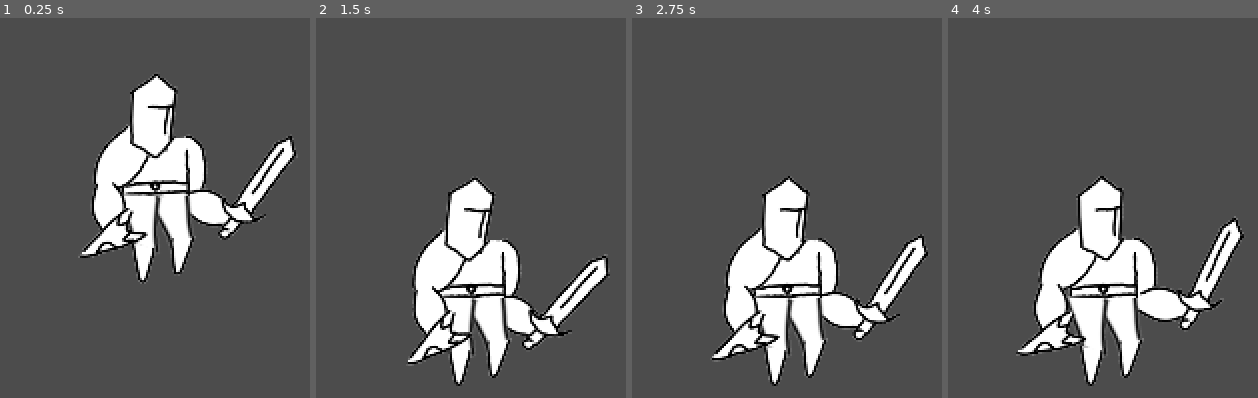
Above: before the commit, frames 1-4 (left to right).
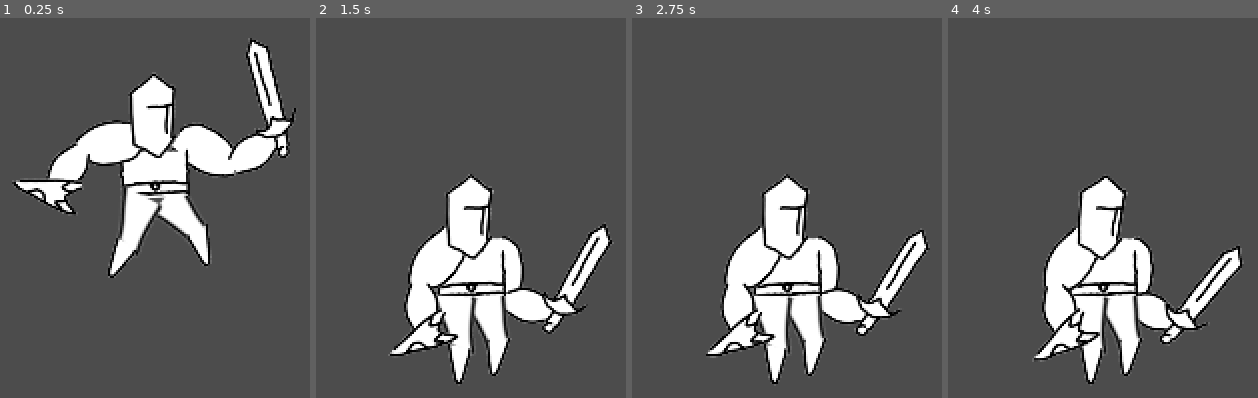
Above: after the commit, the same moments.

Repository: the-alex-g/Hero
Game: Godot game, scene res://Main/Main.tscn
Same seed, same stepped clock (60 frames per second), same inputs: the game is played once before the commit and once after it.
Inputs:
- Up to frame 1 (0.25 s): no input
- Up to frame 2 (1.5 s): no input
- Up to frame 3 (2.75 s): no input
- Up to frame 4 (4 s): no input

The runs differ from the first frame. In frame 1, 17% of the frame differs, in the area x 3-97%, y 5-70%; in frame 2, 8.9%; in frame 3, 6.3%; in frame 4, 8.4%.

Commit message:
Incorporate jump and fall animations

Diff:
--- a/project/Player/Player.gd
+++ b/project/Player/Player.gd
@@ -29,6 +29,7 @@
 var _smash_attack := false
 var _attacking := false
 var _was_attacking := false
+var _was_jumping := false
 var _damage := 1.0
 
 # onready variables
@@ -37,6 +38,7 @@
 onready var _animation_tree := $AnimationTree
 onready var _sword_hit_area := $Body/HitArea
 onready var _smash_area := $Body/SmashArea
+onready var _floor_detector := $FloorDetector
 
 
 func _ready()->void:
@@ -56,6 +58,7 @@
 
 	if Input.is_action_just_pressed(_action_key+"jump") and _can_jump:
 		_jumping = true
+		_was_jumping = false
 		_can_jump = false
 		_time_off_ground = 0.0
 
@@ -65,7 +68,7 @@
 	if Input.is_action_just_pressed(_action_key+"smash_attack") and _can_attack:
 		_smash_attack()
 
-	if not is_on_floor():
+	if not _is_on_floor():
 		_gravity_effect = _calculate_gravity(delta)
 		y_force += _gravity_effect
 	else:
@@ -88,9 +91,9 @@
 		velocity.x *= speed
 	elif velocity.x == 0:
 		_state = State.IDLE
-#	if not is_on_floor():
-#		_state = State.AIRBORNE
-	if is_on_floor() and _smash_attack:
+	if not _is_on_floor():
+		_state = State.AIRBORNE
+	if _is_on_floor() and _smash_attack:
 		_execute_smash()
 	_ignore = move_and_slide(velocity, UP_VECTOR)
 	_get_animation()
@@ -118,6 +121,9 @@
 	var jump_hit := 0.0
 	var idle_hit := 0.0
 
+	# values from 0 (jumping) to 1 (falling)
+	var jump := 0.0
+
 	# values from -1 (walking) through 0 (jumping) to 1 (idle)
 	var master_action := 0.0
 
@@ -127,10 +133,13 @@
 	elif _state == State.IDLE:
 		master_action = 1.0
 
-	_set_animation(idle_hit, jump_hit, walk_hit, master_action)
-
-
-func _set_animation(idle:float, jump:float, walk:float, master_value:float)->void:
+	elif _state == State.AIRBORNE:
+		master_action = 0.0
+
+	_set_animation(idle_hit, jump_hit, walk_hit, jump, master_action)
+
+
+func _set_animation(idle:float, jump:float, walk:float, jump_or_fall:float,  master_value:float)->void:
 	# master is -1: walk, 0: jump, 1: idle
 	# the others are 0: base, 1: hit
 	if _attacking:
@@ -142,8 +151,16 @@
 			_animation_tree.set("parameters/JumpHitSeek/seek_position", 0)
 			_animation_tree.set("parameters/WalkHitSeek/seek_position", 0)
 			_was_attacking = true
+	if _jumping:
+		jump_or_fall = 0.0
+		if not _was_jumping:
+			_animation_tree.set("parameters/JumpSeek/seek_position", 0)
+			_was_jumping = true
+	else:
+		jump_or_fall = 1.0
+	_animation_tree.set("parameters/FallJump/add_amount", jump_or_fall)
 	_animation_tree.set("parameters/WalkHit/add_amount", walk)
-	_animation_tree.set("parameters/JumpHit/add_amount", jump)
+	_animation_tree.set("parameters/AirborneHit/add_amount", jump)
 	_animation_tree.set("parameters/IdleHit/add_amount", idle)
 	_animation_tree.set("parameters/Master/blend_amount", master_value)
 
@@ -178,3 +195,10 @@
 	_animation_tree.set("parameters/WalkHit/add_amount", 0.0)
 	_animation_tree.set("parameters/JumpHit/add_amount", 0.0)
 	_animation_tree.set("parameters/IdleHit/add_amount", 0.0)
+
+
+func _is_on_floor()->bool:
+	var is_detecting := false
+	if _floor_detector.is_colliding():
+		is_detecting = true
+	return is_detecting
--- a/project/Player/Player.tscn
+++ b/project/Player/Player.tscn
@@ -440,6 +440,7 @@
 
 [sub_resource type="Animation" id=7]
 resource_name = "Jump"
+length = 0.5
 tracks/0/type = "value"
 tracks/0/path = NodePath("Body/Torso/RemoteTransform2D/RemoteTransform2D3:rotation_degrees")
 tracks/0/interp = 1
@@ -447,10 +448,10 @@
 tracks/0/imported = false
 tracks/0/enabled = true
 tracks/0/keys = {
-"times": PoolRealArray( 0, 0.5, 1 ),
-"transitions": PoolRealArray( 1, 1, 1 ),
-"update": 0,
-"values": [ -3.35646, 38.3323, -3.35646 ]
+"times": PoolRealArray( 0, 0.5 ),
+"transitions": PoolRealArray( 1, 1 ),
+"update": 0,
+"values": [ -3.35646, 38.3323 ]
 }
 tracks/1/type = "value"
 tracks/1/path = NodePath("Body/Torso/RemoteTransform2D:rotation_degrees")
@@ -459,10 +460,10 @@
 tracks/1/imported = false
 tracks/1/enabled = true
 tracks/1/keys = {
-"times": PoolRealArray( 0, 0.5, 1 ),
-"transitions": PoolRealArray( 1, 1, 1 ),
-"update": 0,
-"values": [ -20.0631, -68.7794, -20.0631 ]
+"times": PoolRealArray( 0, 0.5 ),
+"transitions": PoolRealArray( 1, 1 ),
+"update": 0,
+"values": [ -20.0631, -68.7794 ]
 }
 tracks/2/type = "value"
 tracks/2/path = NodePath("Body/Torso:rotation_degrees")
@@ -471,10 +472,10 @@
 tracks/2/imported = false
 tracks/2/enabled = true
 tracks/2/keys = {
-"times": PoolRealArray( 0, 0.5, 1 ),
-"transitions": PoolRealArray( 1, 1, 1 ),
-"update": 0,
-"values": [ -2.69051, -2.69051, -2.69051 ]
+"times": PoolRealArray( 0, 0.5 ),
+"transitions": PoolRealArray( 1, 1 ),
+"update": 0,
+"values": [ -2.69051, -2.69051 ]
 }
 tracks/3/type = "value"
 tracks/3/path = NodePath("Body/Torso/RemoteTransform2D2:rotation_degrees")
@@ -483,10 +484,10 @@
 tracks/3/imported = false
 tracks/3/enabled = true
 tracks/3/keys = {
-"times": PoolRealArray( 0, 0.5, 1 ),
-"transitions": PoolRealArray( 1, 1, 1 ),
-"update": 0,
-"values": [ 3.62347, -57.5344, 3.62347 ]
+"times": PoolRealArray( 0, 0.5 ),
+"transitions": PoolRealArray( 1, 1 ),
+"update": 0,
+"values": [ 3.62347, -57.5344 ]
 }
 tracks/4/type = "value"
 tracks/4/path = NodePath("Body/Torso/UpperLeg/LowerLeg:rotation_degrees")
@@ -495,10 +496,10 @@
 tracks/4/imported = false
 tracks/4/enabled = true
 tracks/4/keys = {
-"times": PoolRealArray( 0, 0.5, 1 ),
-"transitions": PoolRealArray( 1, 1, 1 ),
-"update": 0,
-"values": [ -37.9232, -37.9232, -37.9232 ]
+"times": PoolRealArray( 0, 0.5 ),
+"transitions": PoolRealArray( 1, 1 ),
+"update": 0,
+"values": [ -37.9232, -37.9232 ]
 }
 tracks/5/type = "value"
 tracks/5/path = NodePath("Body/Torso/UpperLeg:rotation_degrees")
@@ -507,10 +508,10 @@
 tracks/5/imported = false
 tracks/5/enabled = true
 tracks/5/keys = {
-"times": PoolRealArray( 0, 0.5, 1 ),
-"transitions": PoolRealArray( 1, 1, 1 ),
-"update": 0,
-"values": [ -174.272, -131.239, -174.272 ]
+"times": PoolRealArray( 0, 0.5 ),
+"transitions": PoolRealArray( 1, 1 ),
+"update": 0,
+"values": [ -174.272, -131.239 ]
 }
 tracks/6/type = "value"
 tracks/6/path = NodePath("Body/Torso/UpperArm:rotation_degrees")
@@ -519,10 +520,10 @@
 tracks/6/imported = false
 tracks/6/enabled = true
 tracks/6/keys = {
-"times": PoolRealArray( 0, 0.5, 1 ),
-"transitions": PoolRealArray( 1, 1, 1 ),
-"update": 0,
-"values": [ 51.098, 88.0206, 51.098 ]
+"times": PoolRealArray( 0, 0.5 ),
+"transitions": PoolRealArray( 1, 1 ),
+"update": 0,
+"values": [ 51.098, 88.0206 ]
 }
 tracks/7/type = "value"
 tracks/7/path = NodePath("Body/Torso/UpperArm/LowerArm:rotation_degrees")
@@ -531,10 +532,10 @@
 tracks/7/imported = false
 tracks/7/enabled = true
 tracks/7/keys = {
-"times": PoolRealArray( 0, 0.5, 1 ),
-"transitions": PoolRealArray( 1, 1, 1 ),
-"update": 0,
-"values": [ -176.615, -176.615, -176.615 ]
+"times": PoolRealArray( 0, 0.5 ),
+"transitions": PoolRealArray( 1, 1 ),
+"update": 0,
+"values": [ -176.615, -176.615 ]
 }
 tracks/8/type = "value"
 tracks/8/path = NodePath("Body/Torso/RemoteTransform2D/RemoteTransform2D3/Position2D:rotation_degrees")
@@ -543,10 +544,10 @@
 tracks/8/imported = false
 tracks/8/enabled = true
 tracks/8/keys = {
-"times": PoolRealArray( 0, 0.5, 1 ),
-"transitions": PoolRealArray( 1, 1, 1 ),
-"update": 0,
-"values": [ 0.0, 0.0, 0.0 ]
+"times": PoolRealArray( 0, 0.5 ),
+"transitions": PoolRealArray( 1, 1 ),
+"update": 0,
+"values": [ 0.0, 0.0 ]
 }
 tracks/9/type = "value"
 tracks/9/path = NodePath("Body/Torso/UpperArm/LowerArm/Shield/Position2D:rotation_degrees")
@@ -555,10 +556,10 @@
 tracks/9/imported = false
 tracks/9/enabled = true
 tracks/9/keys = {
-"times": PoolRealArray( 0, 0.5, 1 ),
-"transitions": PoolRealArray( 1, 1, 1 ),
-"update": 0,
-"values": [ 0.0, 0.0, 0.0 ]
+"times": PoolRealArray( 0, 0.5 ),
+"transitions": PoolRealArray( 1, 1 ),
+"update": 0,
+"values": [ 0.0, 0.0 ]
 }
 tracks/10/type = "value"
 tracks/10/path = NodePath("Body/Torso/UpperArm/LowerArm/Shield:rotation_degrees")
@@ -567,10 +568,10 @@
 tracks/10/imported = false
 tracks/10/enabled = true
 tracks/10/keys = {
-"times": PoolRealArray( 0, 0.5, 1 ),
-"transitions": PoolRealArray( 1, 1, 1 ),
-"update": 0,
-"values": [ 197.101, 197.101, 197.101 ]
+"times": PoolRealArray( 0, 0.5 ),
+"transitions": PoolRealArray( 1, 1 ),
+"update": 0,
+"values": [ 197.101, 197.101 ]
 }
 tracks/11/type = "value"
 tracks/11/path = NodePath("Body/Torso/UpperLeg/LowerLeg/Position2D:rotation_degrees")
@@ -579,10 +580,10 @@
 tracks/11/imported = false
 tracks/11/enabled = true
 tracks/11/keys = {
-"times": PoolRealArray( 0, 0.5, 1 ),
-"transitions": PoolRealArray( 1, 1, 1 ),
-"update": 0,
-"values": [ 0.0, 0.0, 0.0 ]
+"times": PoolRealArray( 0, 0.5 ),
+"transitions": PoolRealArray( 1, 1 ),
+"update": 0,
+"values": [ 0.0, 0.0 ]
 }
 tracks/12/type = "value"
 tracks/12/path = NodePath("Body/Torso/RemoteTransform2D2/RemoteTransform2D/RemoteTransform2D2/Position2D:rotation_degrees")
@@ -591,10 +592,10 @@
 tracks/12/imported = false
 tracks/12/enabled = true
 tracks/12/keys = {
-"times": PoolRealArray( 0, 0.5, 1 ),
-"transitions": PoolRealArray( 1, 1, 1 ),
-"update": 0,
-"values": [ -28.0721, -28.0721, -28.0721 ]
+"times": PoolRealArray( 0, 0.5 ),
+"transitions": PoolRealArray( 1, 1 ),
+"update": 0,
+"values": [ -28.0721, -28.0721 ]
 }
 tracks/13/type = "value"
 tracks/13/path = NodePath("Body/Torso/RemoteTransform2D2/RemoteTransform2D/RemoteTransform2D2:rotation_degrees")
@@ -603,10 +604,10 @@
 tracks/13/imported = false
 tracks/13/enabled = true
 tracks/13/keys = {
-"times": PoolRealArray( 0, 0.5, 1 ),
-"transitions": PoolRealArray( 1, 1, 1 ),
-"update": 0,
-"values": [ -148.618, -148.618, -148.618 ]
+"times": PoolRealArray( 0, 0.5 ),
+"transitions": PoolRealArray( 1, 1 ),
+"update": 0,
+"values": [ -148.618, -148.618 ]
 }
 tracks/14/type = "value"
 tracks/14/path = NodePath("Body/Torso/RemoteTransform2D2/RemoteTransform2D:rotation_degrees")
@@ -615,10 +616,10 @@
 tracks/14/imported = false
 tracks/14/enabled = true
 tracks/14/keys = {
-"times": PoolRealArray( 0, 0.5, 1 ),
-"transitions": PoolRealArray( 1, 1, 1 ),
-"update": 0,
-"values": [ -209.86, -209.86, -209.86 ]
+"times": PoolRealArray( 0, 0.5 ),
+"transitions": PoolRealArray( 1, 1 ),
+"update": 0,
+"values": [ -209.86, -209.86 ]
 }
 tracks/15/type = "value"
 tracks/15/path = NodePath("Body/Torso/Head:rotation_degrees")
@@ -627,10 +628,10 @@
 tracks/15/imported = false
 tracks/15/enabled = true
 tracks/15/keys = {
-"times": PoolRealArray( 0, 0.5, 1 ),
-"transitions": PoolRealArray( 1, 1, 1 ),
-"update": 0,
-"values": [ 2.06959, 2.06959, 2.06959 ]
+"times": PoolRealArray( 0, 0.5 ),
+"transitions": PoolRealArray( 1, 1 ),
+"update": 0,
+"values": [ 2.06959, 2.06959 ]
 }
 
 [sub_resource type="Animation" id=8]
@@ -781,12 +782,19 @@
 "values": [ 2.06959, 15.8744, 2.06959, 13.7374 ]
 }
 
+[sub_resource type="AnimationNodeAdd2" id=15]
+
+[sub_resource type="AnimationNodeAnimation" id=23]
+animation = "Fall"
+
 [sub_resource type="AnimationNodeAnimation" id=9]
 animation = "Jump"
 
 [sub_resource type="AnimationNodeAnimation" id=10]
 animation = "Walk"
 
+[sub_resource type="AnimationNodeAdd2" id=24]
+
 [sub_resource type="AnimationNodeAnimation" id=11]
 animation = "Idle"
 
@@ -797,14 +805,14 @@
 
 [sub_resource type="AnimationNodeTimeSeek" id=14]
 
-[sub_resource type="AnimationNodeAdd2" id=15]
-
 [sub_resource type="AnimationNodeAnimation" id=16]
 animation = "Hit"
 
 [sub_resource type="AnimationNodeTimeSeek" id=17]
 
-[sub_resource type="AnimationNodeBlend3" id=23]
+[sub_resource type="AnimationNodeTimeSeek" id=25]
+
+[sub_resource type="AnimationNodeBlend3" id=18]
 
 [sub_resource type="AnimationNodeAdd2" id=19]
 
@@ -814,11 +822,17 @@
 [sub_resource type="AnimationNodeTimeSeek" id=21]
 
 [sub_resource type="AnimationNodeBlendTree" id=22]
-graph_offset = Vector2( 0, -98.5 )
+graph_offset = Vector2( 0, 57.75 )
+nodes/AirborneHit/node = SubResource( 15 )
+nodes/AirborneHit/position = Vector2( 520, 280 )
 nodes/Animation/node = SubResource( 10 )
 nodes/Animation/position = Vector2( 400, -120 )
+"nodes/Animation 2/node" = SubResource( 23 )
+"nodes/Animation 2/position" = Vector2( 100, 300 )
 "nodes/Animation 3/node" = SubResource( 9 )
-"nodes/Animation 3/position" = Vector2( 160, 300 )
+"nodes/Animation 3/position" = Vector2( 0, 140 )
+nodes/FallJump/node = SubResource( 24 )
+nodes/FallJump/position = Vector2( 360, 220 )
 nodes/Idle/node = SubResource( 11 )
 nodes/Idle/position = Vector2( 360, 540 )
 nodes/IdleHit/node = SubResource( 12 )
@@ -827,13 +841,13 @@
 nodes/IdleHitAnim/position = Vector2( 200, 660 )
 nodes/IdleHitSeek/node = SubResource( 14 )
 nodes/IdleHitSeek/position = Vector2( 400, 680 )
-nodes/JumpHit/node = SubResource( 15 )
-nodes/JumpHit/position = Vector2( 520, 280 )
 nodes/JumpHitAnim/node = SubResource( 16 )
 nodes/JumpHitAnim/position = Vector2( 100, 420 )
 nodes/JumpHitSeek/node = SubResource( 17 )
 nodes/JumpHitSeek/position = Vector2( 320, 420 )
-nodes/Master/node = SubResource( 23 )
+nodes/JumpSeek/node = SubResource( 25 )
+nodes/JumpSeek/position = Vector2( 200, 140 )
+nodes/Master/node = SubResource( 18 )
 nodes/Master/position = Vector2( 867, -11 )
 nodes/WalkHit/node = SubResource( 19 )
 nodes/WalkHit/position = Vector2( 580, -100 )
@@ -842,7 +856,7 @@
 nodes/WalkHitSeek/node = SubResource( 21 )
 nodes/WalkHitSeek/position = Vector2( 400, 0 )
 nodes/output/position = Vector2( 1120, 260 )
-node_connections = [ "output", 0, "Master", "Master", 0, "WalkHit", "Master", 1, "JumpHit", "Master", 2, "IdleHit", "WalkHit", 0, "Animation", "WalkHit", 1, "WalkHitSeek", "WalkHitSeek", 0, "WalkHitAnim", "IdleHit", 0, "Idle", "IdleHit", 1, "IdleHitSeek", "IdleHitSeek", 0, "IdleHitAnim", "JumpHitSeek", 0, "JumpHitAnim", "JumpHit", 0, "Animation 3", "JumpHit", 1, "JumpHitSeek" ]
+node_connections = [ "output", 0, "Master", "Master", 0, "WalkHit", "Master", 1, "AirborneHit", "Master", 2, "IdleHit", "JumpHitSeek", 0, "JumpHitAnim", "IdleHit", 0, "Idle", "IdleHit", 1, "IdleHitSeek", "WalkHit", 0, "Animation", "WalkHit", 1, "WalkHitSeek", "IdleHitSeek", 0, "IdleHitAnim", "WalkHitSeek", 0, "WalkHitAnim", "JumpSeek", 0, "Animation 3", "AirborneHit", 0, "FallJump", "AirborneHit", 1, "JumpHitSeek", "FallJump", 0, "JumpSeek", "FallJump", 1, "Animation 2" ]
 
 [node name="Player" type="KinematicBody2D"]
 script = ExtResource( 1 )
@@ -867,26 +881,26 @@
 
 [node name="UpperArm2" type="Sprite" parent="Body"]
 position = Vector2( 33.2503, -43.218 )
-rotation = 1.20597
+rotation = -0.448994
 texture = ExtResource( 5 )
 offset = Vector2( 11.3853, 40.069 )
 
 [node name="LowerArm" type="Sprite" parent="Body/UpperArm2"]
-position = Vector2( 10.0927, 75.0977 )
-rotation = 2.81306
+position = Vector2( 12.444, 74.7441 )
+rotation = 2.45319
+scale = Vector2( 1, 1 )
 texture = ExtResource( 2 )
 offset = Vector2( -25.6847, -21.5091 )
 
 [node name="Sword" type="Sprite" parent="Body/UpperArm2/LowerArm"]
-position = Vector2( -32.7762, -57.4805 )
-rotation = -3.03275
-scale = Vector2( 1, 1 )
+position = Vector2( -35.9223, -57.3718 )
+rotation = -2.80016
 texture = ExtResource( 7 )
 offset = Vector2( 30.1201, -64.463 )
 
 [node name="UpperLeg2" type="Sprite" parent="Body"]
 position = Vector2( 25.6119, 37.1753 )
-rotation = -1.25865
+rotation = 0.049999
 texture = ExtResource( 3 )
 offset = Vector2( -2.3811, 24.6047 )
 __meta__ = {
@@ -895,7 +909,7 @@
 
 [node name="LowerLeg" type="Sprite" parent="Body/UpperLeg2"]
 position = Vector2( -12.3144, 50.9192 )
-rotation = 0.768729
+rotation = 0.189733
 texture = ExtResource( 4 )
 offset = Vector2( -6.34961, 12.6992 )
 __meta__ = {
@@ -913,7 +927,7 @@
 
 [node name="RemoteTransform2D" type="RemoteTransform2D" parent="Body/Torso"]
 position = Vector2( 22.76, 68.6311 )
-rotation = -1.21169
+rotation = 0.0969572
 remote_path = NodePath("../../UpperLeg2")
 __meta__ = {
 "_edit_bone_": true,
@@ -922,7 +936,7 @@
 
 [node name="RemoteTransform2D3" type="RemoteTransform2D" parent="Body/Torso/RemoteTransform2D"]
 position = Vector2( -12.3144, 50.9192 )
-rotation = 0.768729
+rotation = 0.189733
 remote_path = NodePath("../../../UpperLeg2/LowerLeg")
 __meta__ = {
 "_edit_bone_": true,
@@ -938,7 +952,7 @@
 
 [node name="RemoteTransform2D2" type="RemoteTransform2D" parent="Body/Torso"]
 position = Vector2( 34.1637, -11.315 )
-rotation = 1.25293
+rotation = -0.402036
 remote_path = NodePath("../../UpperArm2")
 __meta__ = {
 "_edit_bone_": true,
@@ -947,7 +961,7 @@
 
 [node name="RemoteTransform2D" type="RemoteTransform2D" parent="Body/Torso/RemoteTransform2D2"]
 position = Vector2( 15.7646, 74.1148 )
-rotation = -3.54612
+rotation = -3.8746
 remote_path = NodePath("../../../UpperArm2/LowerArm")
 __meta__ = {
 "_edit_bone_": true,
@@ -956,7 +970,7 @@
 
 [node name="RemoteTransform2D2" type="RemoteTransform2D" parent="Body/Torso/RemoteTransform2D2/RemoteTransform2D"]
 position = Vector2( -37.0801, -56.6304 )
-rotation = -3.06972
+rotation = -2.82047
 remote_path = NodePath("../../../../UpperArm2/LowerArm/Sword")
 __meta__ = {
 "_edit_bone_": true,
@@ -973,7 +987,7 @@
 
 [node name="UpperLeg" type="Sprite" parent="Body/Torso"]
 position = Vector2( -19.2327, 73.2299 )
-rotation = -2.41457
+rotation = -3.65869
 scale = Vector2( 1, -1 )
 texture = ExtResource( 3 )
 offset = Vector2( 0, 20.6362 )
@@ -984,7 +998,7 @@
 
 [node name="LowerLeg" type="Sprite" parent="Body/Torso/UpperLeg"]
 position = Vector2( -7.17938, 49.8002 )
-rotation = -1.16583
+rotation = -1.17279
 texture = ExtResource( 4 )
 offset = Vector2( -9.59338, 15.3098 )
 __meta__ = {
@@ -1001,7 +1015,7 @@
 
 [node name="UpperArm" type="Sprite" parent="Body/Torso"]
 position = Vector2( -17.1867, -15.0498 )
-rotation = 0.143329
+rotation = 1.25091
 texture = ExtResource( 5 )
 offset = Vector2( 4.83343, 37.3286 )
 __meta__ = {
@@ -1011,7 +1025,7 @@
 
 [node name="LowerArm" type="Sprite" parent="Body/Torso/UpperArm"]
 position = Vector2( 12.9281, 73.256 )
-rotation = -3.74988
+rotation = -3.585
 texture = ExtResource( 2 )
 offset = Vector2( -23.4522, -16.3995 )
 __meta__ = {
@@ -1037,7 +1051,7 @@
 
 [node name="Head" type="Sprite" parent="Body/Torso"]
 position = Vector2( 2.1225, -43.3555 )
-rotation = 0.245686
+rotation = 0.0361212
 texture = ExtResource( 8 )
 __meta__ = {
 "_edit_bone_": true
@@ -1068,12 +1082,18 @@
 tree_root = SubResource( 22 )
 anim_player = NodePath("../AnimationPlayer")
 active = true
+parameters/AirborneHit/add_amount = 0.0
+parameters/FallJump/add_amount = 0
 parameters/IdleHit/add_amount = 0.0
 parameters/IdleHitSeek/seek_position = -1.0
-parameters/JumpHit/add_amount = 0.0
 parameters/JumpHitSeek/seek_position = -1.0
+parameters/JumpSeek/seek_position = -1.0
 parameters/Master/blend_amount = -1.0
 parameters/WalkHit/add_amount = 0.0
 parameters/WalkHitSeek/seek_position = -1.0
+
+[node name="FloorDetector" type="RayCast2D" parent="."]
+position = Vector2( 0, 32.5269 )
+enabled = true
 [connection signal="timeout" from="AttackCooldownTimer" to="." method="_on_AttackCooldownTimer_timeout"]
 [connection signal="timeout" from="AttackAnimTimer" to="." method="_on_AttackAnimTimer_timeout"]
Not shown: 1 places in project/Player/Player.tscn that only renumber resources
